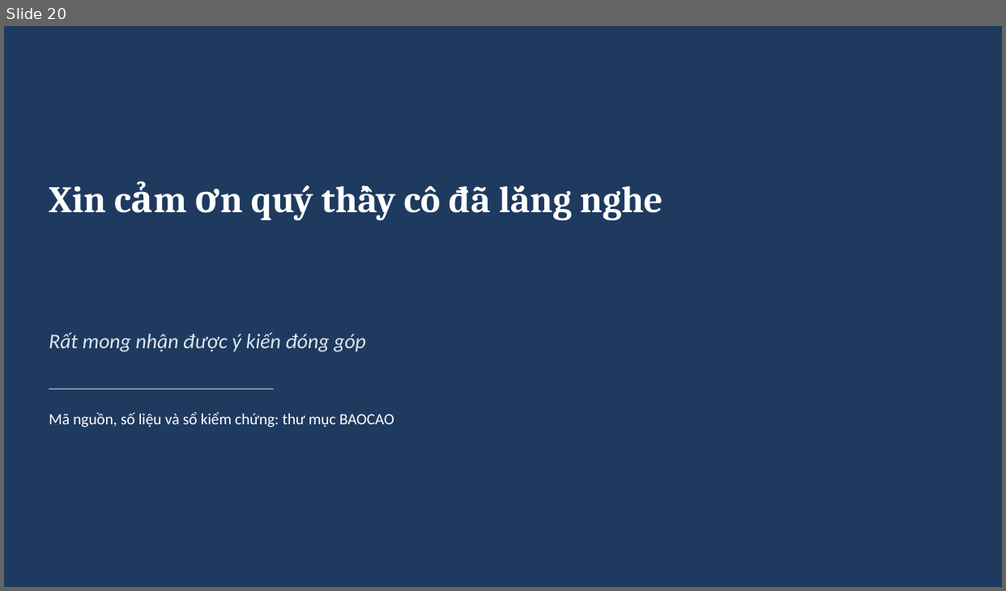
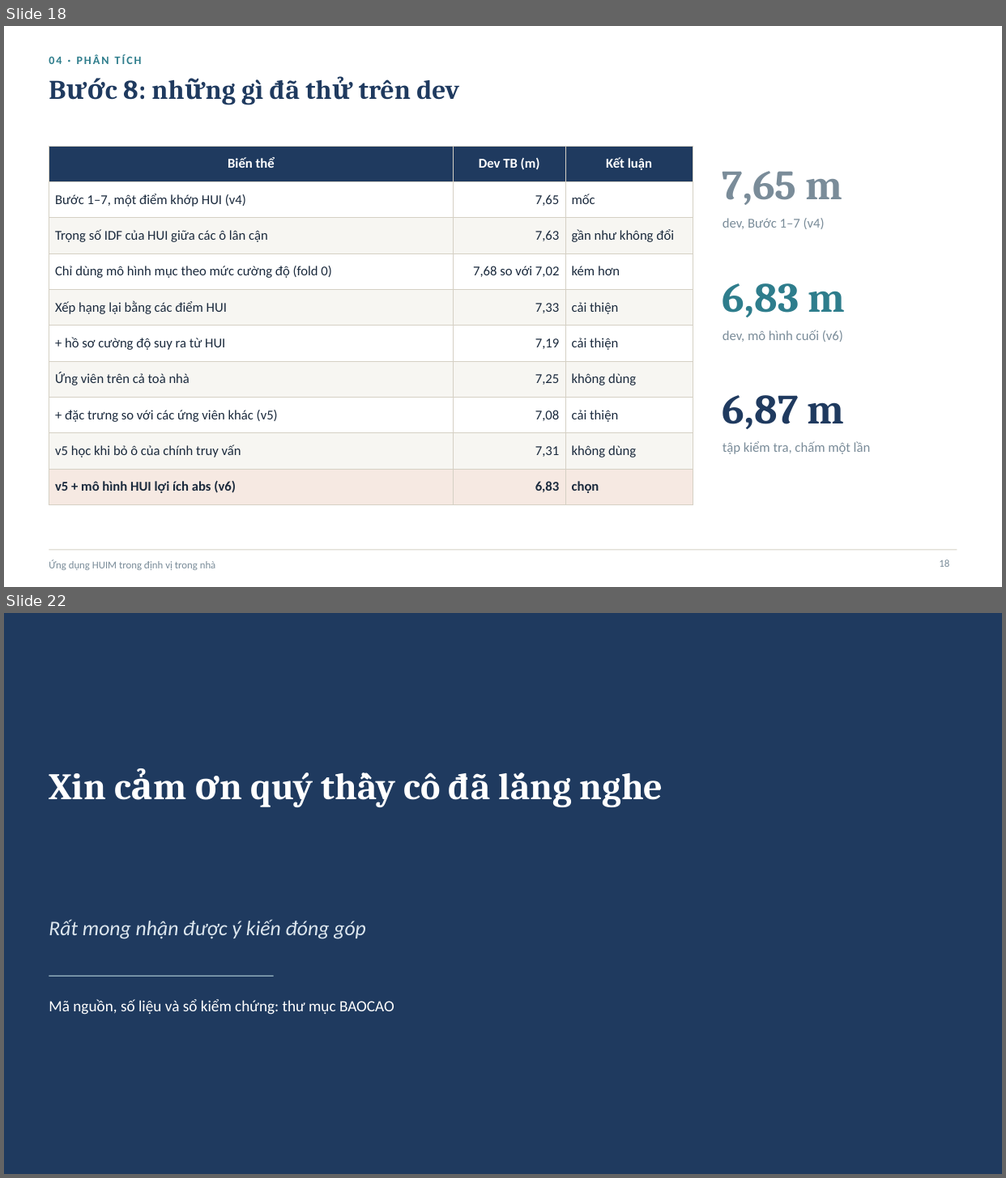
Before and after one commit to ThaiTaka/HUIM-IPS-, a slide deck: BAOCAO/Slide_HUIM_IPS_UJIIndoorLoc.pptx. Shown one above the other, each under a label of ours: slide 20 before the commit, slides 18 and 22 after it; the slides between them are not shown. The pictures are 1006x591 and 1006x1178 pixels, drawn with LibreOffice and Linux fonts; fonts in the diff are those of the drawing. Boxes give left, top, right and bottom in pixels: in the first picture for what was removed or moved away, otherwise in the second. Text is boxed around its words. In the diff, an @@ line names an element or a change of style, - is before the commit and + after.

```diff
--- a/BAOCAO/Slide_HUIM_IPS_UJIIndoorLoc.pptx
+++ b/BAOCAO/Slide_HUIM_IPS_UJIIndoorLoc.pptx
@@ slide 18 added at [4,26,1002,587], background #FFFFFF @@
@@ text added at [49,54,142,64], 11 pt, text #2E7D8C, bold @@
+04 · PHÂN TÍCH
@@ title added at [123,79,459,105], 26 pt, text #1F3A5F, bold @@
+Bước 8: những gì đã thử trên dev
@@ table added at [49,146,692,497], 10 rows, 3 columns @@
+Biến thể | Dev TB (m) | Kết luận
+Bước 1–7, một điểm khớp HUI (v4) | 7,65 | mốc
+Trọng số IDF của HUI giữa các ô lân cận | 7,63 | gần như không đổi
+Chỉ dùng mô hình mục theo mức cường độ (fold 0) | 7,68 so với 7,02 | kém hơn
+Xếp hạng lại bằng các điểm HUI | 7,33 | cải thiện
++ hồ sơ cường độ suy ra từ HUI | 7,19 | cải thiện
+Ứng viên trên cả toà nhà | 7,25 | không dùng
++ đặc trưng so với các ứng viên khác (v5) | 7,08 | cải thiện
+v5 học khi bỏ ô của chính truy vấn | 7,31 | không dùng
+v5 + mô hình HUI lợi ích abs (v6) | 6,83 | chọn
@@ text added at [722,171,843,205], 40 pt, text #7A8C99, bold @@
+7,65 m
@@ text added at [722,218,825,229], 13 pt, text #7A8C99 @@
+dev, Bước 1–7 (v4)
@@ text added at [722,284,845,318], 40 pt, text #2E7D8C, bold @@
+6,83 m
@@ text added at [722,330,843,342], 13 pt, text #7A8C99 @@
+dev, mô hình cuối (v6)
@@ text added at [722,395,845,429], 40 pt, text #1F3A5F, bold @@
+6,87 m
@@ text added at [722,442,871,454], 13 pt, text #7A8C99 @@
+tập kiểm tra, chấm một lần
@@ line added from (49, 550) to (957, 550), #D5D0C4 0.75 pt @@
@@ text added at [49,560,216,570], 10 pt, text #7A8C99 @@
+Ứng dụng HUIM trong định vị trong nhà
@@ page number added at [939,560,949,567], 10 pt, text #7A8C99 @@
+18
@@ what was slide 20 is now slide 22 @@
```
Also in this commit, not shown: 7 slides changed, 1 other slide added, 17 other files.
